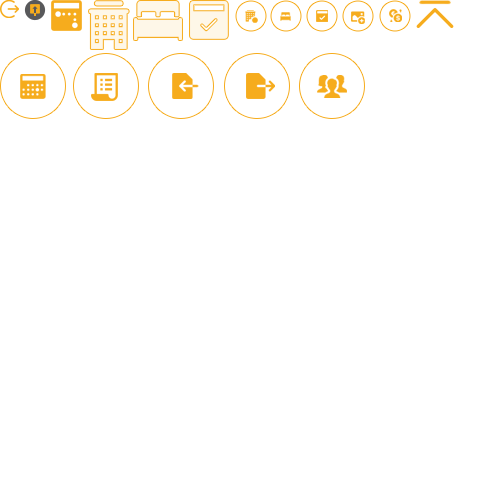
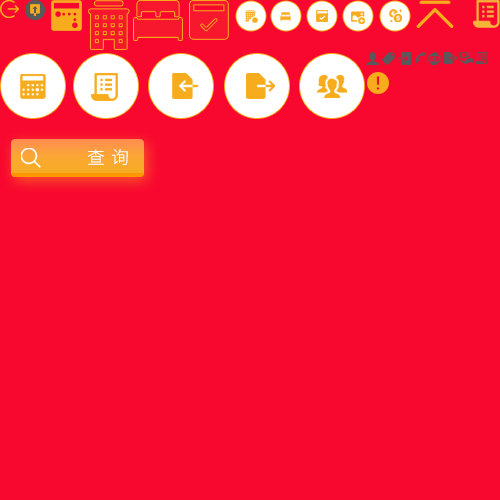
Layered file, before and after one edit (500×500). Changes by layer:
added layer "13*13" (1st of 4) above "13*13" over [366, 52, 379, 65]
added layer "13*13" (2nd of 4) above "13*13" over [382, 52, 395, 65]
added layer "13*13" (3rd of 4) above "11*11" over [398, 52, 411, 65]
added layer "11*11" above "13*13" over [415, 52, 426, 63]
added layer "13*13" (4th of 4) above "13*12" over [428, 52, 441, 65]
added layer "13*12" (1st of 2) above "13*12" over [444, 52, 457, 64]
added layer "13*12" (2nd of 2) above "12*12" over [460, 52, 473, 64]
added layer "12*12" above "22*22" over [475, 52, 487, 64]
added layer "22*22" (1st of 2) above "161*66" over [367, 72, 389, 94]
added layer "161*66" above "27*28" over [0, 129, 161, 195]
added layer "27*28" above "42*50" over [473, 0, 500, 28]
showed "图层 0" over [0, 0, 500, 500]
